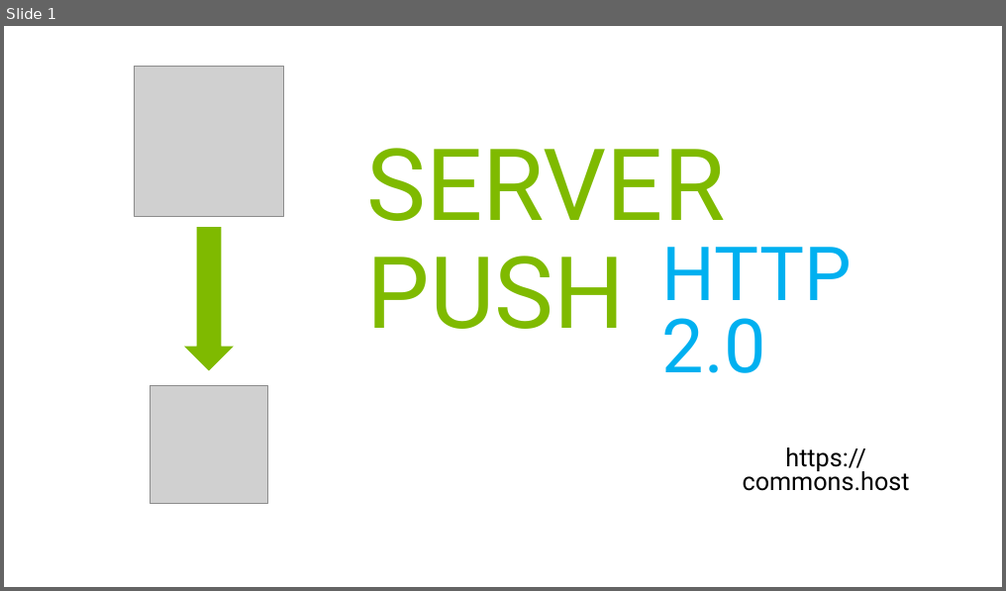
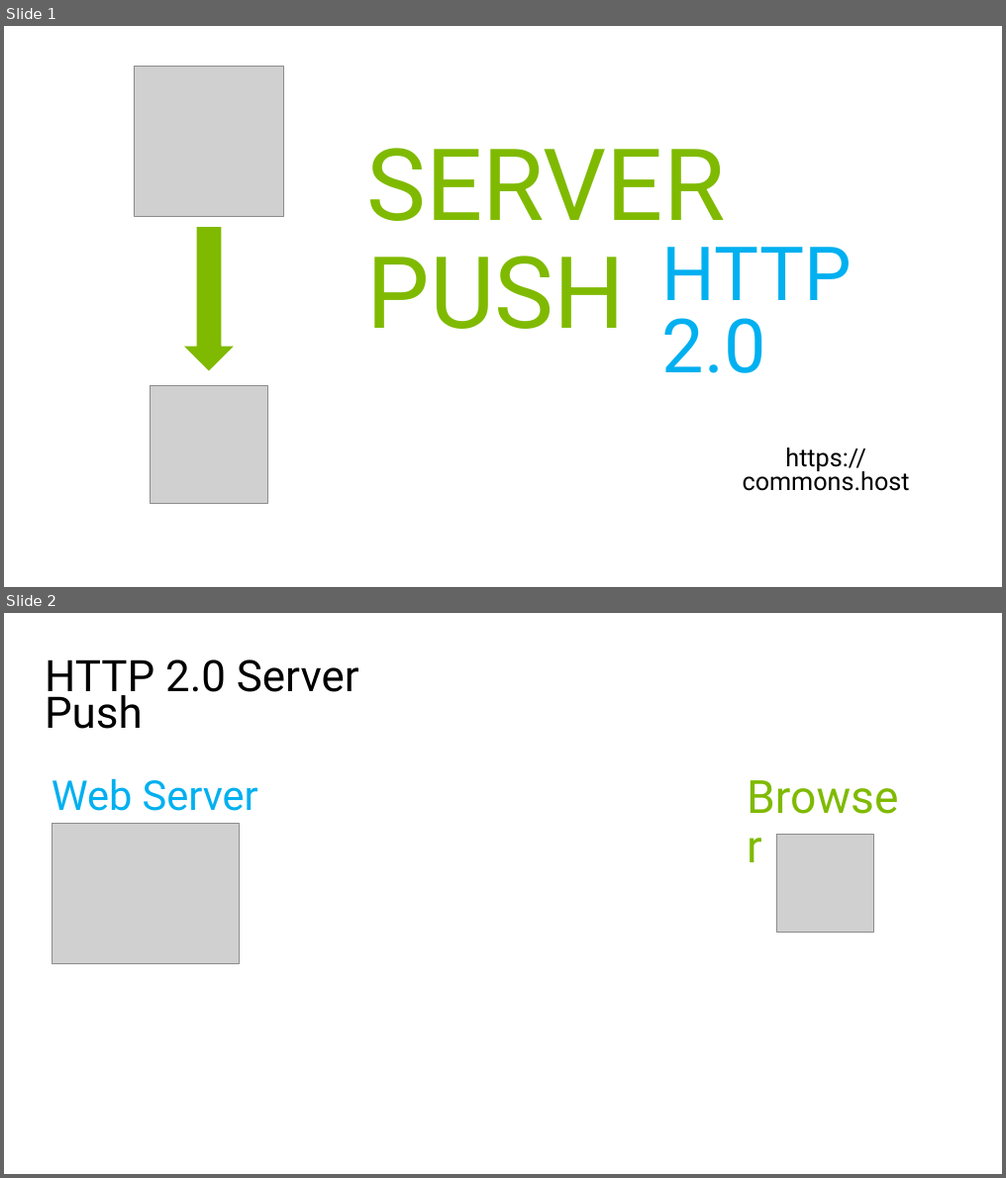
Before and after one commit to lironly/blog-posts, a slide deck: HTTP2 Server Push/logo template.pptx. Shown one above the other, each under a label of ours: slide 1 before the commit, slides 1 and 2 after it. The pictures are 1006x591 and 1006x1178 pixels, drawn with LibreOffice and Linux fonts; fonts in the diff are those of the drawing; grey boxes stand for pictures. Boxes give left, top, right and bottom in pixels: in the first picture for what was removed or moved away, otherwise in the second. Text is boxed around its words. In the diff, an @@ line names an element or a change of style, - is before the commit and + after.

```diff
--- a/HTTP2 Server Push/logo template.pptx
+++ b/HTTP2 Server Push/logo template.pptx
@@ slide 2 added at (4, 613, 1002, 1174), background #FFFFFF @@
@@ text added at (45, 660, 359, 729), 41.9 pt, text #000000 @@
+HTTP 2.0 Server Push
@@ text added at (52, 778, 258, 811), 39.6 pt, text #00B0F0 @@
+Web Server
@@ text added at (740, 770, 912, 823), 44 pt, text #7FBA00 @@
+Browser
@@ picture added at (52, 823, 239, 964) @@
@@ picture added at (776, 835, 874, 932) @@
```
Also in this commit, not shown: 1 other slide added, 4 other files.
